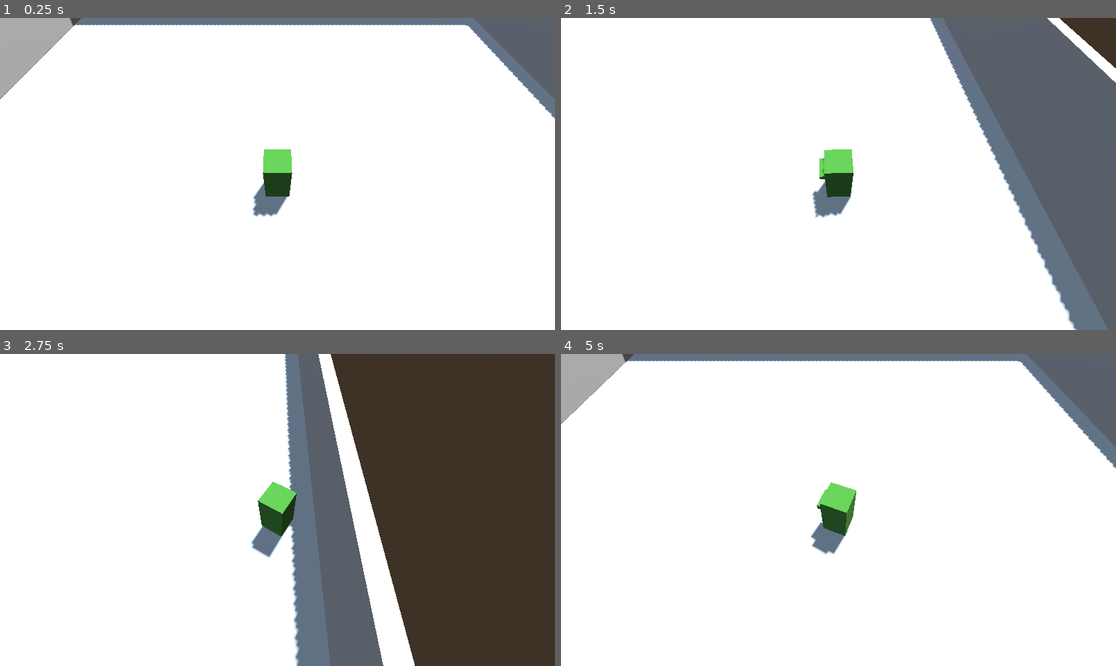
Above: before the commit, frames 1-4 (two rows, left to right).
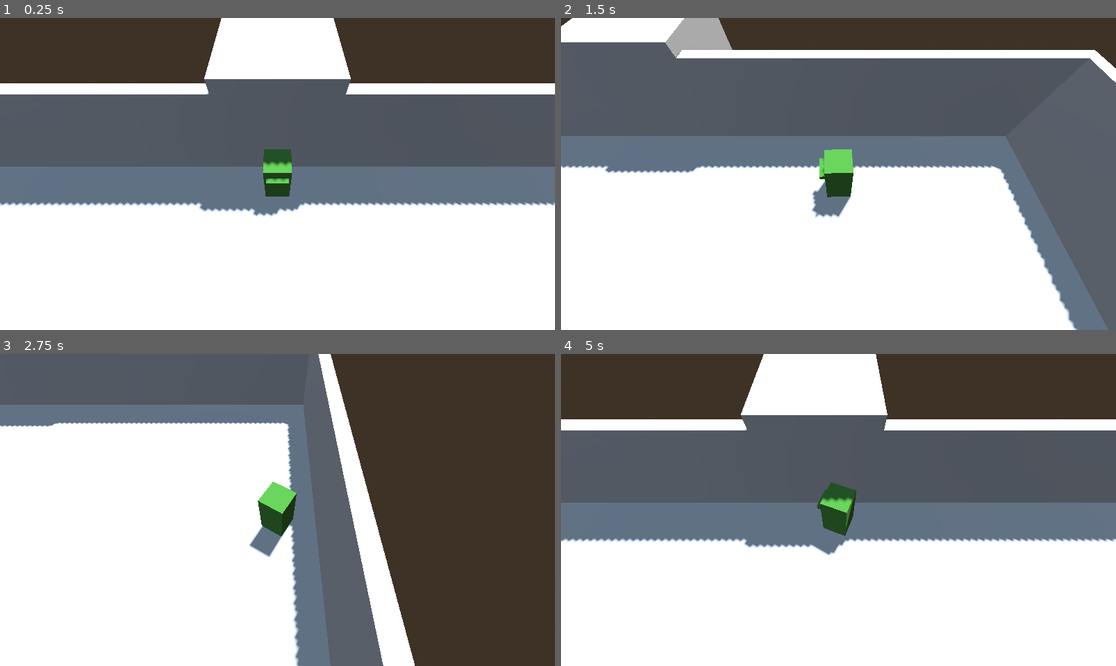
Above: after the commit, the same moments.

Repository: Gatlink/gwj94
Game: Godot game, scene res://main.tscn
Same seed, same stepped clock (60 frames per second), same inputs: the game is played once before the commit and once after it.
Inputs (mouse positions are in pixels of both pictures, inside the frame that each line leads up to):
- Up to frame 1 (0.25 s): no input
- Up to frame 2 (1.5 s): tap Enter at 0.5 s; move the mouse to (960, 158) at 0.52 s; hold D (right) 0.53-1.28 s; hold E (interact) 0.53-1.28 s; click (960, 158) at 0.67 s; move the mouse to (727, 189) at 1.27 s; hold S (back) from 1.28 s (still down); tap E (interact) at 1.35 s; click (727, 189) at 1.42 s
- Up to frame 3 (2.75 s): move the mouse to (333, 441) at 2.02 s; release S (back) at 2.03 s; hold D (right) from 2.03 s (still down); hold E (interact) from 2.03 s (still down); click (333, 441) at 2.17 s
- Up to frame 4 (5 s): move the mouse to (810, 572) at 2.77 s; release D (right) at 2.78 s; release E (interact) at 2.78 s; hold W (forward) 2.78-3.53 s; tap E (interact) at 2.85, 4.35 s; click (810, 572) at 2.92 s; move the mouse to (1005, 556) at 3.52 s; hold E (interact) 3.53-4.28 s; hold A (left) from 3.53 s (still down); click (1005, 556) at 3.67 s; move the mouse to (672, 463) at 4.27 s; click (672, 463) at 4.42 s

The runs differ from the first frame. In frame 1, 53% of the frame differs, in the area x 0-100%, y 0-64%; in frame 2, 36%; in frame 3, 12%; in frame 4, 53%.

Commit message:
Add objectives and lift

Diff:
--- a/Character/character.gd
+++ b/Character/character.gd
@@ -1,3 +1,4 @@
+class_name Character
 extends CharacterBody3D
 
 
@@ -6,6 +7,7 @@
 
 
 @onready var graph: Node3D = $Graph
+@onready var input_prompt: Sprite3D = $InputPrompt
 @onready var viewport: Viewport = get_viewport()
 
 
--- /dev/null
+++ b/InputPrompt/input_prompt.gd
@@ -0,0 +1,12 @@
+extends Sprite3D
+
+
+const JOYPAD_COLOR := Color("549937")
+const JOYPAD_TEXTURE = preload("uid://1jqfn24h1gr7")
+const KEYBOARD_COLOR := Color("272727")
+const KEYBOARD_TEXTURE = preload("uid://cmg4y7p1qgp4y")
+
+
+func _process(_delta: float) -> void:
+	modulate = KEYBOARD_COLOR if PlayerInput.use_kb_mouse else JOYPAD_COLOR
+	texture = KEYBOARD_TEXTURE if PlayerInput.use_kb_mouse else JOYPAD_TEXTURE
--- /dev/null
+++ b/InputPrompt/keyboard_e.svg
@@ -0,0 +1,6 @@
+<svg width="64" height="64" xmlns="http://www.w3.org/2000/svg" xmlns:xlink="http://www.w3.org/1999/xlink">
+  <defs/>
+  <g>
+    <path stroke="none" fill="#FFFFFF" d="M24 22 L24 42 40 42 40 38 28 38 28 34 40 34 40 30 28 30 28 26 40 26 40 22 24 22 M16 8 L48 8 Q56 8 56 16 L56 48 Q56 56 48 56 L16 56 Q8 56 8 48 L8 16 Q8 8 16 8"/>
+  </g>
+</svg>
--- /dev/null
+++ b/InputPrompt/xbox_button_a.svg
@@ -0,0 +1,6 @@
+<svg width="64" height="64" xmlns="http://www.w3.org/2000/svg" xmlns:xlink="http://www.w3.org/1999/xlink">
+  <defs/>
+  <g>
+    <path stroke="none" fill="#FFFFFF" d="M56 32 Q56 42 48.95 48.95 42 56 32 56 22.05 56 15 48.95 8 42 8 32 8 22.05 15 15 22.05 8 32 8 42 8 48.95 15 56 22.05 56 32 M38 42 L42 42 34 22 30 22 22 42 26 42 27.6 38 36.4 38 38 42 M32 27 L34.8 34 29.2 34 32 27"/>
+  </g>
+</svg>
--- /dev/null
+++ b/Objective/interactable.gd
@@ -0,0 +1,32 @@
+@abstract
+class_name Interactable
+extends Area3D
+
+
+var character: Character
+
+
+func _ready() -> void:
+	body_entered.connect(_on_body_entered)
+	body_exited.connect(_on_body_exited)
+
+
+func _input(event: InputEvent) -> void:
+	if event.is_action_pressed("interact") and character != null:
+		on_interact()
+
+
+func _on_body_entered(body: Node3D) -> void:
+	var new_char = body as Character
+	if new_char != null:
+		character = new_char
+		character.input_prompt.show()
+
+
+func _on_body_exited(body: Node3D) -> void:
+	var new_char = body as Character
+	if new_char != null and character == new_char:
+		character.input_prompt.hide()
+
+
+@abstract func on_interact() -> void
--- /dev/null
+++ b/Objective/objective.gd
@@ -0,0 +1,6 @@
+extends Interactable
+
+
+func on_interact() -> void:
+	queue_free()
+	Lift.instance.is_unlocked = true
--- /dev/null
+++ b/Objective/objective.tscn
@@ -0,0 +1,21 @@
+[gd_scene format=3 uid="uid://c888bstisw35"]
+
+[ext_resource type="PackedScene" uid="uid://bjc5ww73dmdsm" path="res://Objective/laptop.glb" id="1_dpl15"]
+[ext_resource type="Script" uid="uid://c6t0nqqpcajer" path="res://Objective/objective.gd" id="1_wd7uw"]
+
+[sub_resource type="CylinderShape3D" id="CylinderShape3D_dpl15"]
+height = 0.25
+radius = 1.0
+
+[node name="Objective" type="Area3D" unique_id=1332854662]
+collision_layer = 0
+collision_mask = 4
+monitorable = false
+script = ExtResource("1_wd7uw")
+
+[node name="laptop" parent="." unique_id=36420289 instance=ExtResource("1_dpl15")]
+transform = Transform3D(3, 0, 0, 0, 3, 0, 0, 0, 3, -0.375, 0, 0.35)
+
+[node name="CollisionShape3D" type="CollisionShape3D" parent="." unique_id=555346625]
+transform = Transform3D(1, 0, 0, 0, 1, 0, 0, 0, 1, 0, 0.125, 0)
+shape = SubResource("CylinderShape3D_dpl15")
--- /dev/null
+++ b/lift.gd
@@ -0,0 +1,28 @@
+class_name Lift
+extends Interactable
+
+
+static var instance: Lift
+
+
+var is_unlocked: bool
+
+
+func _enter_tree() -> void:
+	instance = self
+
+
+func _exit_tree() -> void:
+	instance = null
+
+
+func on_interact() -> void:
+	if is_unlocked:
+		get_tree().reload_current_scene()
+
+
+func _on_body_entered(body: Node3D) -> void:
+	if not is_unlocked:
+		return
+
+	super(body)
--- a/main.tscn
+++ b/main.tscn
@@ -1,6 +1,10 @@
 [gd_scene format=3 uid="uid://nq5weqkbj1jc"]
 
 [ext_resource type="Script" uid="uid://d1himhrdk4lh2" path="res://Character/character.gd" id="1_ig7tw"]
+[ext_resource type="Texture2D" uid="uid://1jqfn24h1gr7" path="res://InputPrompt/xbox_button_a.svg" id="2_0xm2m"]
+[ext_resource type="Script" uid="uid://b2hjdph5wiest" path="res://InputPrompt/input_prompt.gd" id="3_h2yge"]
+[ext_resource type="PackedScene" uid="uid://c888bstisw35" path="res://Objective/objective.tscn" id="4_1bvp3"]
+[ext_resource type="Script" uid="uid://b1e4l8danlq7" path="res://lift.gd" id="5_lquwl"]
 
 [sub_resource type="ProceduralSkyMaterial" id="ProceduralSkyMaterial_7dm0k"]
 sky_horizon_color = Color(0.66224277, 0.6717428, 0.6867428, 1)
@@ -34,6 +38,9 @@
 
 [sub_resource type="StandardMaterial3D" id="StandardMaterial3D_7dm0k"]
 albedo_color = Color(0.21392001, 0.42, 0.1512, 1)
+
+[sub_resource type="BoxShape3D" id="BoxShape3D_1bvp3"]
+size = Vector3(2, 0.5, 1)
 
 [node name="Main" type="Node3D" unique_id=389403922]
 
@@ -81,6 +88,9 @@
 size = Vector3(16, 2.25, 16)
 
 [node name="Character" type="CharacterBody3D" parent="." unique_id=782114311]
+transform = Transform3D(1, 0, 0, 0, 1, 0, 0, 0, 1, 0, 0, -7.5)
+collision_layer = 4
+collision_mask = 3
 script = ExtResource("1_ig7tw")
 
 [node name="RemoteTransform3D" type="RemoteTransform3D" parent="Character" unique_id=104791690]
@@ -93,6 +103,7 @@
 shape = SubResource("CapsuleShape3D_7dm0k")
 
 [node name="Graph" type="Node3D" parent="Character" unique_id=1146228148]
+transform = Transform3D(-1, 0, 8.742278e-08, 0, 1, 0, -8.742278e-08, 0, -1, 0, 0, 0)
 
 [node name="Body" type="CSGBox3D" parent="Character/Graph" unique_id=890200452]
 transform = Transform3D(1, 0, 0, 0, 1, 0, 0, 0, 1, 0, 0.5, 0)
@@ -104,7 +115,34 @@
 size = Vector3(0.4, 0.1, 0.1)
 material = SubResource("StandardMaterial3D_7dm0k")
 
+[node name="InputPrompt" type="Sprite3D" parent="Character" unique_id=34998662]
+transform = Transform3D(1, 0, 0, 0, 1, 0, 0, 0, 1, 0, 2, 0)
+visible = false
+modulate = Color(0.15294118, 0.15294118, 0.15294118, 1)
+billboard = 1
+texture = ExtResource("2_0xm2m")
+script = ExtResource("3_h2yge")
+
 [node name="CameraHandler" type="Node3D" parent="." unique_id=946305553]
+transform = Transform3D(1, 0, 0, 0, 1, 0, 0, 0, 1, 0, 0, -7.5)
 
 [node name="Camera3D" type="Camera3D" parent="CameraHandler" unique_id=1409978657]
 transform = Transform3D(1, 0, 0, 0, 0.5000001, 0.8660254, 0, -0.8660254, 0.5000001, 0, 4, 2)
+
+[node name="Objective" parent="." unique_id=1332854662 instance=ExtResource("4_1bvp3")]
+transform = Transform3D(1, 0, 0, 0, 1, 0, 0, 0, 1, 5.5, 0, 6.25)
+
+[node name="Lift" type="Area3D" parent="." unique_id=1535644995]
+transform = Transform3D(1, 0, 0, 0, 1, 0, 0, 0, 1, 0, 0, -9)
+collision_layer = 0
+collision_mask = 4
+monitorable = false
+script = ExtResource("5_lquwl")
+
+[node name="Model" type="CSGBox3D" parent="Lift" unique_id=1106830143]
+transform = Transform3D(1, 0, 0, 0, 1, 0, 0, 0, 1, 0, 0.875, 0)
+size = Vector3(2, 2.75, 2)
+
+[node name="CollisionShape3D" type="CollisionShape3D" parent="Lift" unique_id=23400016]
+transform = Transform3D(1, 0, 0, 0, 1, 0, 0, 0, 1, 0, 0.25, 1.5)
+shape = SubResource("BoxShape3D_1bvp3")
--- a/player_input.gd
+++ b/player_input.gd
@@ -11,26 +11,31 @@
 var move_dir: Vector3
 var look_dir: Vector3
 var mouse_pos: Vector3
-var use_mouse: bool = false
+var use_kb_mouse: bool = false
 
 
 func _process(_delta: float) -> void:
 	var input_dir := Input.get_vector("left", "right", "forward", "back")
 	move_dir = Vector3(input_dir.x, 0, input_dir.y)
 
-	input_dir = Input.get_vector("look_left", "look_right", "look_forward", "look_back")
 	look_dir = Vector3.ZERO
-	if input_dir:
-		look_dir = Vector3(input_dir.x, 0, input_dir.y)
-		use_mouse = false
-	elif use_mouse:
+	if use_kb_mouse:
 		update_mouse_pos()
 		look_dir = (mouse_pos - (camera.get_parent() as Node3D).global_position).normalized()
+	elif input_dir:
+		input_dir = Input.get_vector("look_left", "look_right", "look_forward", "look_back")
+		look_dir = Vector3(input_dir.x, 0, input_dir.y)
+		use_kb_mouse = false
 
 
 func _input(event: InputEvent) -> void:
-	if event is InputEventMouseMotion:
-		use_mouse = true
+	if event is InputEventMouseMotion \
+	or event is InputEventMouseButton \
+	or event is InputEventKey:
+		use_kb_mouse = true
+	elif event is InputEventJoypadButton \
+	or event is InputEventJoypadMotion:
+		use_kb_mouse = false
 
 
 func update_mouse_pos() -> void:
--- a/project.godot
+++ b/project.godot
@@ -91,6 +91,7 @@
 
 3d_physics/layer_1="Ground"
 3d_physics/layer_2="Obstacles"
+3d_physics/layer_3="player"
 
 [physics]
 
Not shown, added: InputPrompt/input_prompt.gd.uid
Not shown, added: InputPrompt/keyboard_e.svg.import
Not shown, added: InputPrompt/xbox_button_a.svg.import
Not shown, added: Objective/interactable.gd.uid
Binary file added: Objective/laptop.glb
Not shown, added: Objective/laptop.glb.import
Not shown, added: Objective/objective.gd.uid
Not shown, added: lift.gd.uid
